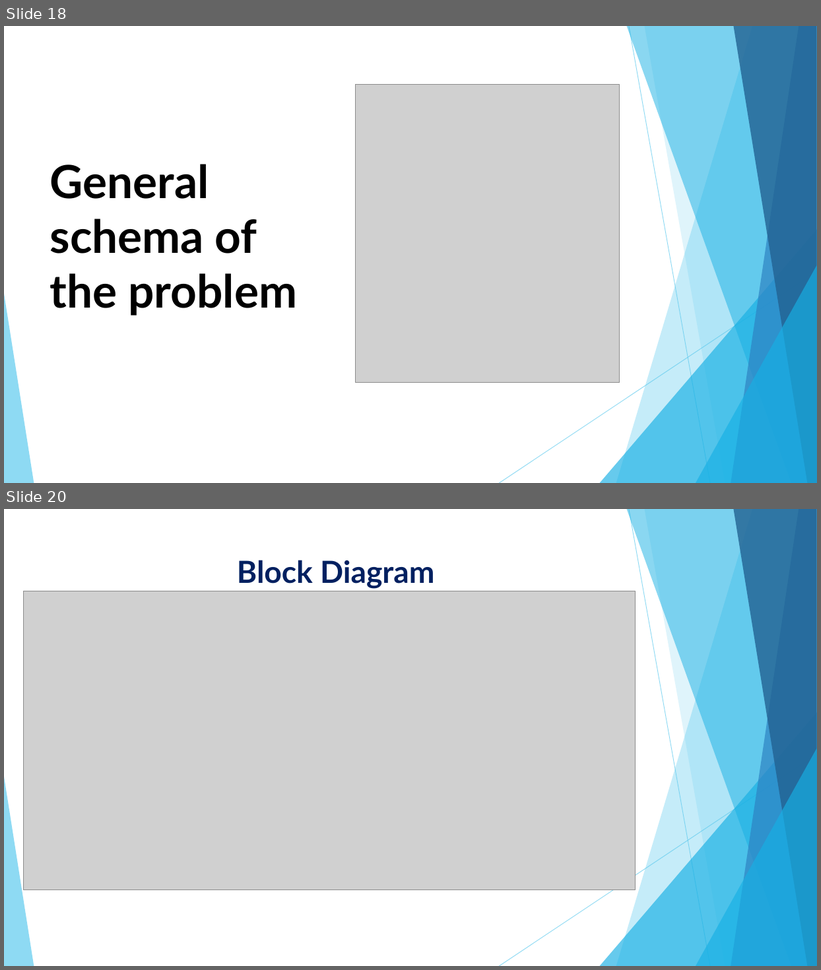
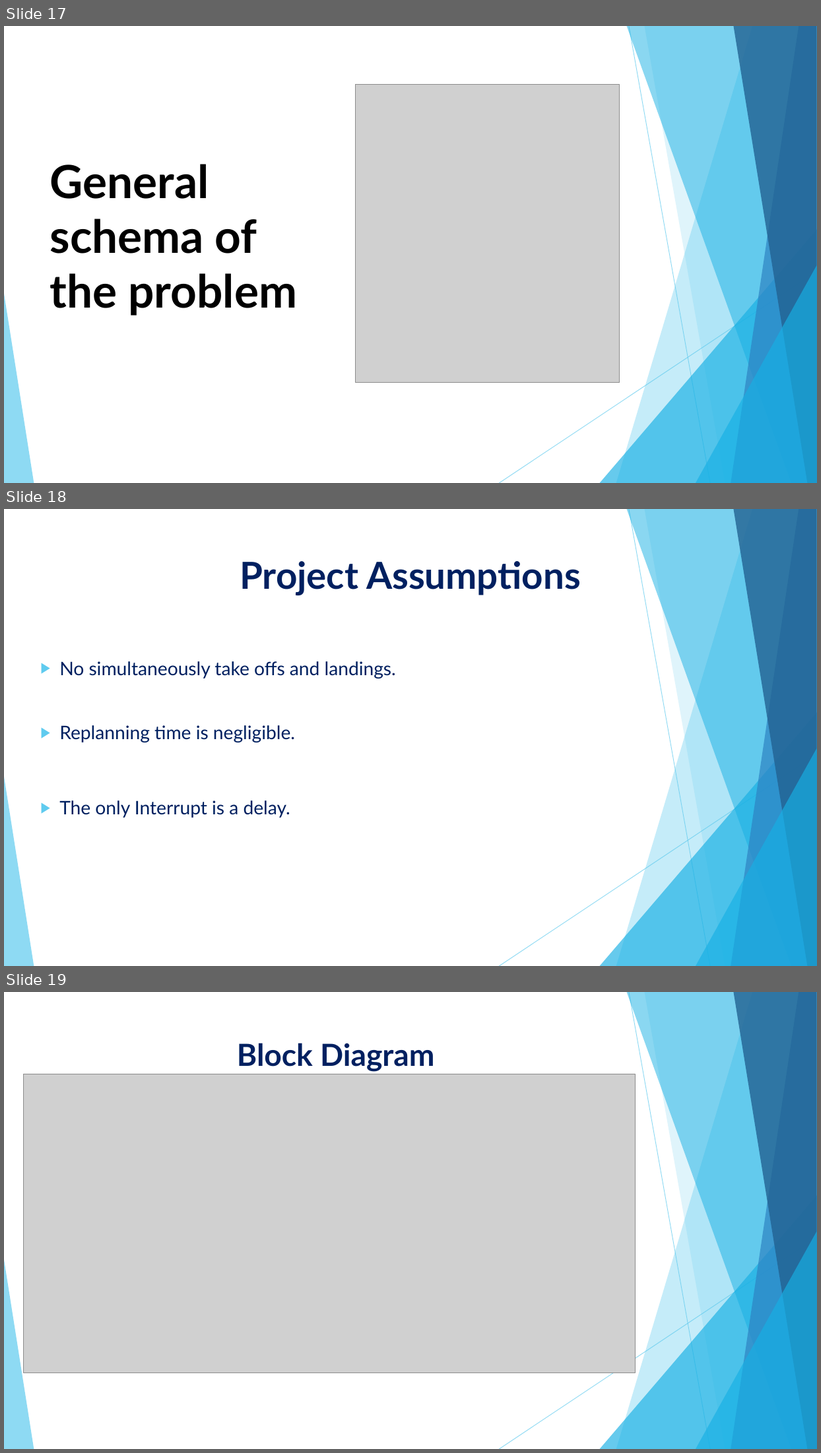
Before and after one commit to Cohen-Yoav/Project-A---Airport-Management, a slide deck: חומר עזר לפרויקט/project_A.pptx. Shown one above the other, each under a label of ours: slides 18 and 20 before the commit, slides 17, 18 and 19 after it; the slides between them are not shown. The pictures are 821x970 and 821x1453 pixels, drawn with LibreOffice and Linux fonts; fonts in the diff are those of the drawing; grey boxes stand for pictures. Boxes give left, top, right and bottom in pixels: in the first picture for what was removed or moved away, otherwise in the second. Text is boxed around its words. In the diff, an @@ line names an element or a change of style, - is before the commit and + after.

```diff
--- a/חומר עזר לפרויקט/project_A.pptx
+++ b/חומר עזר לפרויקט/project_A.pptx
@@ slide 18 added at [4, 509, 817, 966], background #FFFFFF; not listed: 10 template elements that a slide beside it also shows @@
@@ title added at [240, 561, 581, 595], 44 pt, text #002060, bold @@
+Project Assumptions
@@ text added at [59, 661, 396, 818], 22 pt, text #002060 @@
+  ▶ No simultaneously take offs and landings.
+  ▶ Replanning time is negligible.
+  ▶ The only Interrupt is a delay.
@@ what was slide 18 is now slide 17 @@
@@ what was slide 20 is now slide 19 @@
```
Also in this commit, not shown: 4 slides changed, 2 slides removed, 5 other files.
